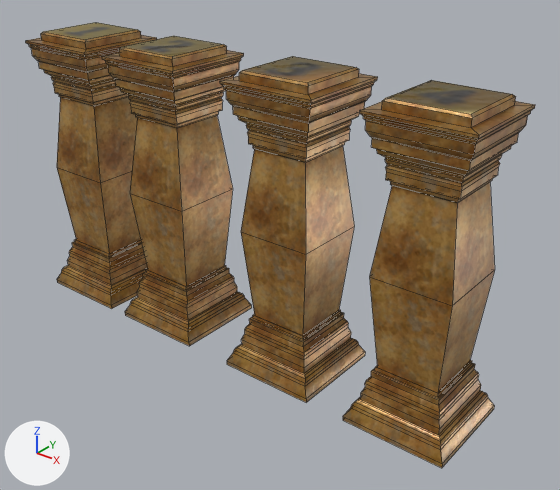
Renders of the FBX model Assets/Khan Alam Art/Prefab/Puzzle 6 Pillars.fbx from each side of a commit.
Camera for both pictures: a 50 mm lens placed at (3.14, -3.45, 2.95), pointed at (0.32, 0.07, 0.77). Arrows for +X, +Y and +Z are at lower left; the lights stay in place. The older version comes first. Mesh edges are drawn as thin lines.
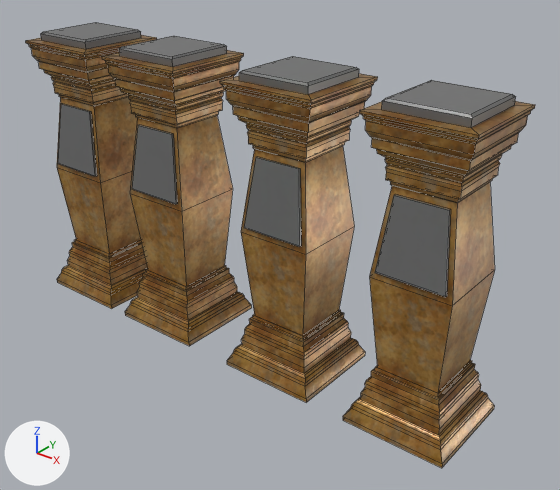
The change in detail:
Picture 'Chest and Final Door Basecolor.png' (img_chest_and_final_door_basecolor_png) is now built by load_image('Chest and Final Door Basecolor.png', '../FBXs/Large Chest.fbm/Chest and Final Door Basecolor.png', 2048, 2048, 'sRGB') instead of load_image('Chest and Final Door Basecolor.png', '../Textures/Chest and Final Door Basecolor.png', 2048, 2048, 'sRGB').
me_object_0 has 172 vertices, 169 faces and spans x -0.33..0.33, y -0.33..0.33, z 0.0..1.95.
me_object_0 is used by ob_object_4; location (-1.294, 0.0, 0.0).
me_object_0 part 1: texture (UV) coordinates of 9 of 169 faces, centred in x -0.24..0.24, y -0.24..0.24, z 1.91..1.95, changed; they spanned u 0.73..0.96, v 0.25..0.44 and now span u 0.59..0.65, v 0.37..0.42.
me_object_0_001 has 172 vertices, 169 faces and spans x -0.33..0.33, y -0.33..0.33, z 0.0..1.95.
me_object_0_001 is used by ob_object_4_001; location (-0.488, 0.0, 0.0).
me_object_0_001 part 2: texture (UV) coordinates of 9 of 169 faces, centred in x -0.24..0.24, y -0.24..0.24, z 1.91..1.95, changed; they spanned u 0.75..0.96, v 0.22..0.44 and now span u 0.65..0.71, v 0.37..0.42.
me_object_0_003 has 172 vertices, 169 faces and spans x -0.33..0.33, y -0.33..0.33, z 0.0..1.95.
me_object_0_003 is used by ob_object_4_003; location (1.444, 0.0, 0.0).
me_object_0_003 part 4: texture (UV) coordinates of 9 of 169 faces, centred in x -0.24..0.24, y -0.24..0.24, z 1.91..1.95, changed; they spanned u 0.73..0.96, v 0.16..0.44 and now span u 0.77..0.83, v 0.37..0.42.
me_object_0_002 has 172 vertices, 169 faces and spans x -0.33..0.33, y -0.33..0.33, z 0.0..1.95.
me_object_0_002 is used by ob_object_4_002; location (0.517, 0.0, 0.0).
me_object_0_002 part 3: texture (UV) coordinates of 9 of 169 faces, centred in x -0.24..0.24, y -0.24..0.24, z 1.91..1.95, changed; they spanned u 0.75..0.96, v 0.19..0.44 and now span u 0.71..0.77, v 0.37..0.42.
Mesh me_object_0_007 is new.
It has 8 vertices, 6 faces and spans x -0.211..0.211, y -0.261..-0.191, z 1.0..1.447.
It uses material mat_chest_and_final_door.
Mesh me_object_0_005 is new.
It has 8 vertices, 6 faces and spans x -0.211..0.211, y -0.261..-0.191, z 1.0..1.447.
It uses material mat_chest_and_final_door.
Mesh me_object_0_004 is new.
It has 8 vertices, 6 faces and spans x -0.211..0.211, y -0.261..-0.191, z 1.0..1.447.
It uses material mat_chest_and_final_door.
Mesh me_object_0_006 is new.
It has 8 vertices, 6 faces and spans x -0.211..0.211, y -0.261..-0.191, z 1.0..1.447.
It uses material mat_chest_and_final_door.
Object 'Object_4.007' (ob_object_4_007) is new; it shows me_object_0_007.
Its location is (0.517, 0.0, 0.0).
Object 'Object_4.005' (ob_object_4_005) is new; it shows me_object_0_005.
Its location is (-1.294, 0.0, 0.0).
Object 'Object_4.004' (ob_object_4_004) is new; it shows me_object_0_004.
Its location is (1.444, 0.0, 0.0).
Object 'Object_4.006' (ob_object_4_006) is new; it shows me_object_0_006.
Its location is (-0.488, 0.0, 0.0).

Pixel boxes (x1, y1, x2, y2) of what changed, in the pictures (560 x 490 px):
'Object_4.003', surface changed: (372, 80, 517, 302) in both
'Object_4.002', surface changed: (237, 56, 361, 251) in both
'Object_4.001', surface changed: (117, 36, 229, 209) in both
'Object_4', surface changed: (39, 22, 157, 192) in both
'Object_4.004', added: after (375, 194, 451, 297)
'Object_4.007', added: after (244, 157, 301, 247)
'Object_4.006', added: after (132, 125, 177, 204)
'Object_4.005', added: after (58, 104, 97, 176)
part 1 of me_object_0, surface changed: (41, 22, 141, 49) in both
part 2 of me_object_0_001, surface changed: (119, 36, 227, 67) in both
part 3 of me_object_0_002, surface changed (brown to grey): (239, 56, 359, 94) in both
part 4 of me_object_0_003, surface changed (brown to grey): (382, 80, 516, 128) in both
